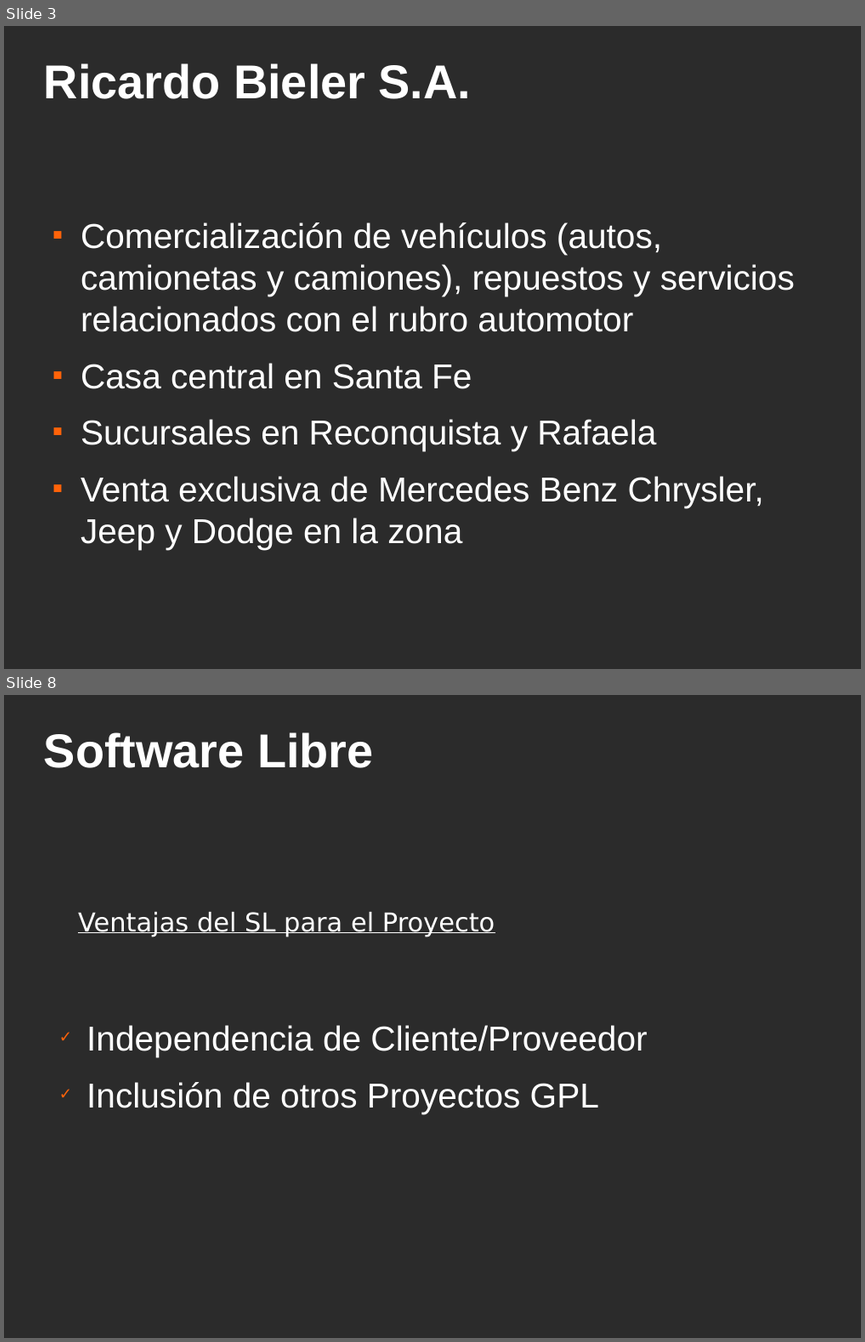
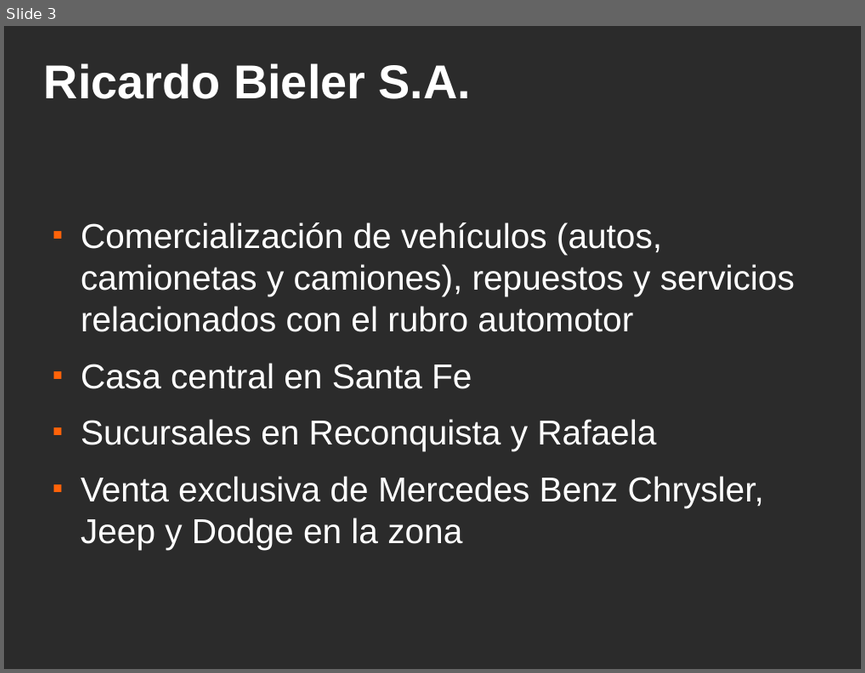
Before and after one commit to ervin45/proyectofinal, a slide deck: doc/material_para_la_catedra/presentacion_final/presentacion_final.odp. Shown one above the other, each under a label of ours: slides 3 and 8 before the commit, slide 3 after it; the slides between them are not shown. The pictures are 865x1342 and 865x673 pixels, drawn with LibreOffice and Linux fonts; fonts in the diff are those of the drawing; background and template pictures are left out; a plain dark background stands for a picture behind light text. Boxes give left, top, right and bottom in pixels: in the first picture for what was removed or moved away, otherwise in the second. Text is boxed around its words. In the diff, an @@ line names an element or a change of style, - is before the commit and + after.

```diff
--- a/doc/material_para_la_catedra/presentacion_final/presentacion_final.odp
+++ b/doc/material_para_la_catedra/presentacion_final/presentacion_final.odp
@@ slide 8 removed at bbox=[4, 695, 861, 1338], background picture (left out) @@
@@ title removed at bbox=[44, 732, 373, 768] @@
-Software Libre
@@ text removed at bbox=[78, 912, 494, 936] @@
-Ventajas del SL para el Proyecto
@@ text removed at bbox=[86, 1025, 647, 1114] @@
-✓ Independencia de Cliente/Proveedor
-✓ Inclusión de otros Proyectos GPL
```
Also in this commit, not shown: 6 slides changed, 24 slides added, 12 other slides removed.
